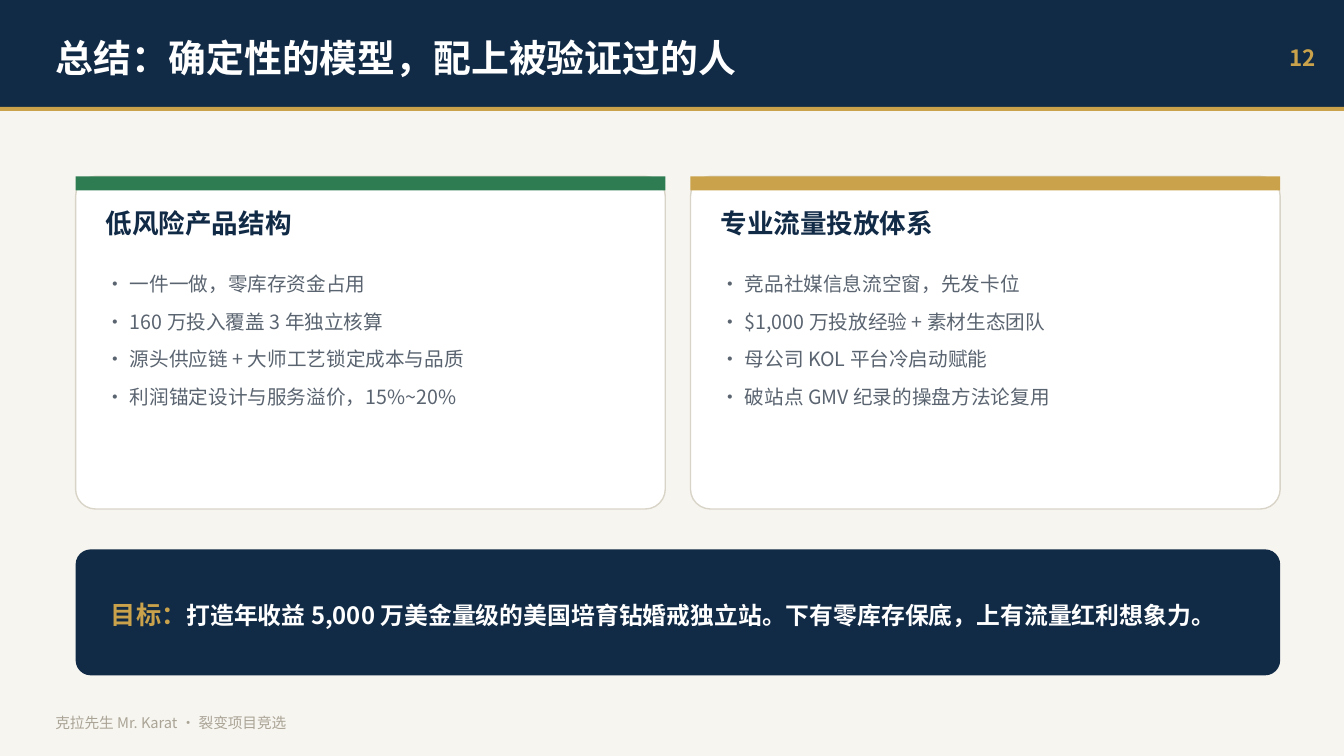
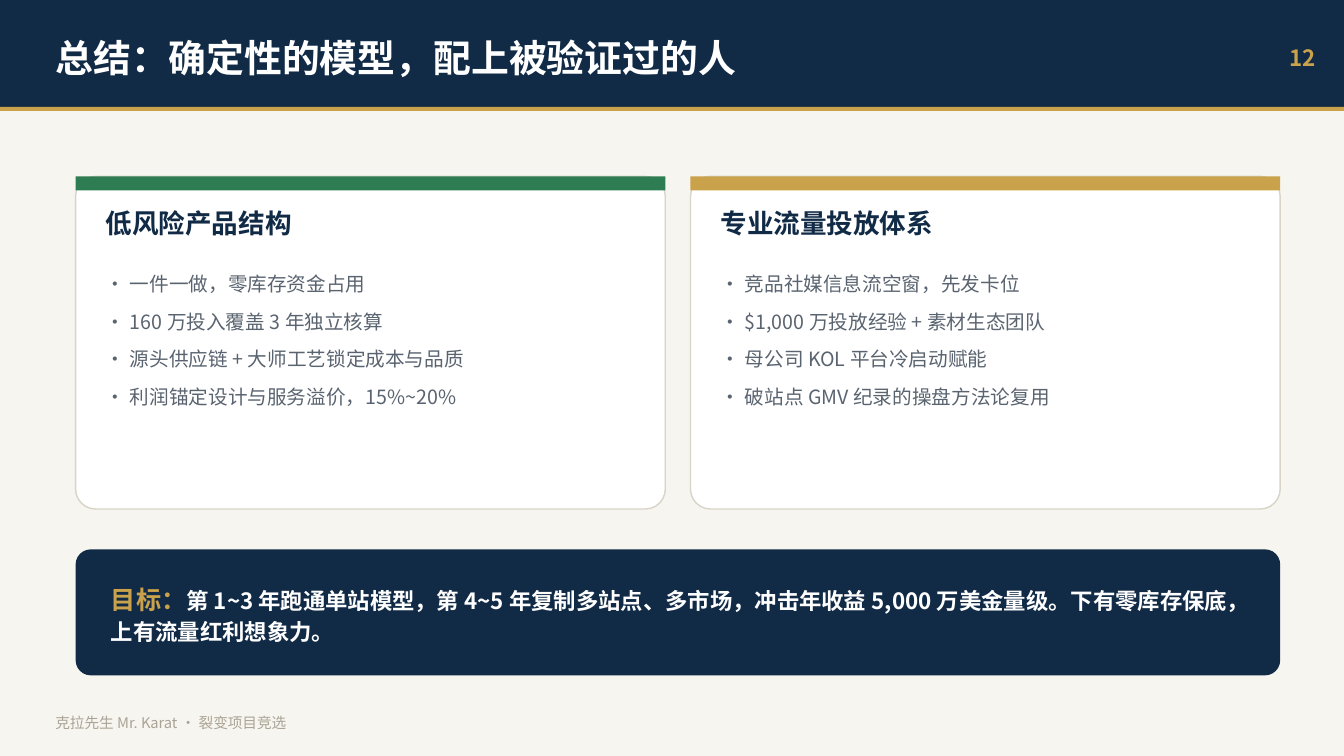
Before and after one commit to devlee/ma, a slide deck: slide 12 of ppt/克拉先生_裂变项目总经理竞选PPT.pptx. Drawn at 1344x756 pixels with LibreOffice and Linux fonts; fonts in the diff are those of the drawing. Boxes give left, top, right and bottom in pixels: in the first picture for what was removed or moved away, otherwise in the second. Text is boxed around its words. In the diff, an @@ line names an element or a change of style, - is before the commit and + after.

```diff
--- a/ppt/克拉先生_裂变项目总经理竞选PPT.pptx
+++ b/ppt/克拉先生_裂变项目总经理竞选PPT.pptx
@@ text at (111,586,1249,642): text changed; size 17 to 16 pt @@
-目标：打造年收益 5,000 万美金量级的美国培育钻婚戒独立站。下有零库存保底，上有流量红利想象力。
+目标：第 1~3 年跑通单站模型，第 4~5 年复制多站点、多市场，冲击年收益 5,000 万美金量级。下有零库存保底，上有流量红利想象力。
```
Also in this commit, not shown: 1 other slide changed, 2 other files.
